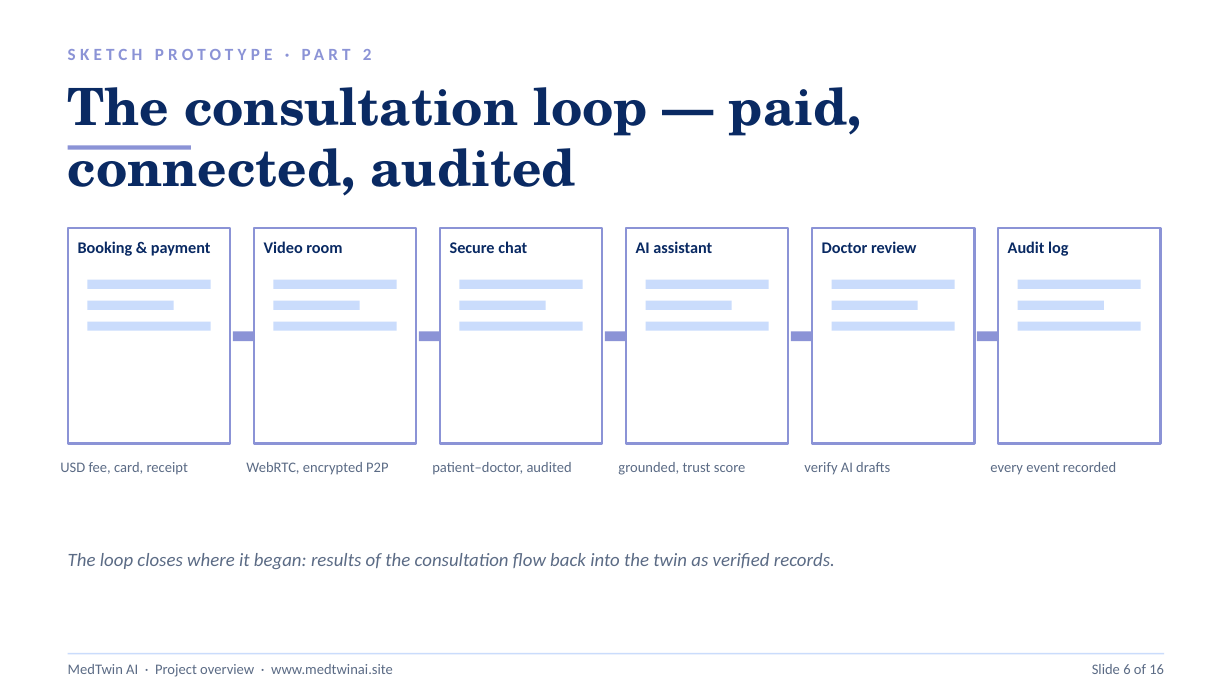
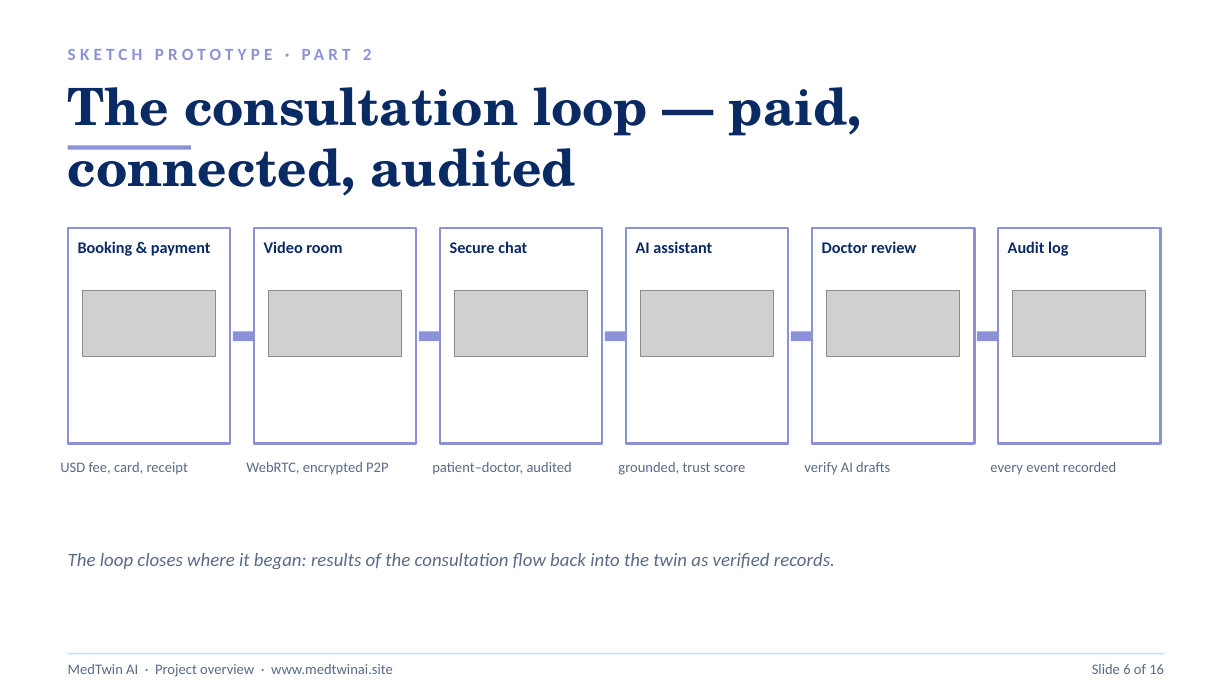
Before and after one commit to simul49/MedTwin-AI, a slide deck: slide 6 of MedTwin-AI-Project-Overview.pptx. Drawn at 1232x693 pixels with LibreOffice and Linux fonts; fonts in the diff are those of the drawing; grey boxes stand for pictures. Boxes give left, top, right and bottom in pixels: in the first picture for what was removed or moved away, otherwise in the second. Text is boxed around its words. In the diff, an @@ line names an element or a change of style, - is before the commit and + after.

```diff
--- a/MedTwin-AI-Project-Overview.pptx
+++ b/MedTwin-AI-Project-Overview.pptx
@@ picture added at box(83, 291, 216, 356) @@
@@ rectangle removed at box(87, 280, 211, 288) @@
@@ picture added at box(269, 291, 402, 356) @@
@@ rectangle removed at box(274, 280, 397, 288) @@
@@ picture added at box(455, 291, 588, 356) @@
@@ rectangle removed at box(460, 280, 583, 288) @@
@@ picture added at box(641, 291, 774, 356) @@
@@ rectangle removed at box(646, 280, 769, 288) @@
@@ picture added at box(827, 291, 960, 356) @@
@@ rectangle removed at box(832, 280, 955, 288) @@
@@ picture added at box(1013, 291, 1146, 356) @@
@@ rectangle removed at box(1018, 280, 1141, 288) @@
@@ rectangle removed at box(87, 301, 174, 309) @@
@@ rectangle removed at box(87, 322, 211, 330) @@
@@ rectangle removed at box(274, 301, 360, 309) @@
@@ rectangle removed at box(274, 322, 397, 330) @@
@@ rectangle removed at box(460, 301, 546, 309) @@
@@ rectangle removed at box(460, 322, 583, 330) @@
@@ rectangle removed at box(646, 301, 732, 309) @@
@@ rectangle removed at box(646, 322, 769, 330) @@
@@ rectangle removed at box(832, 301, 918, 309) @@
@@ rectangle removed at box(832, 322, 955, 330) @@
@@ rectangle removed at box(1018, 301, 1104, 309) @@
@@ rectangle removed at box(1018, 322, 1141, 330) @@
```
Also in this commit, not shown: 3 other slides changed.
